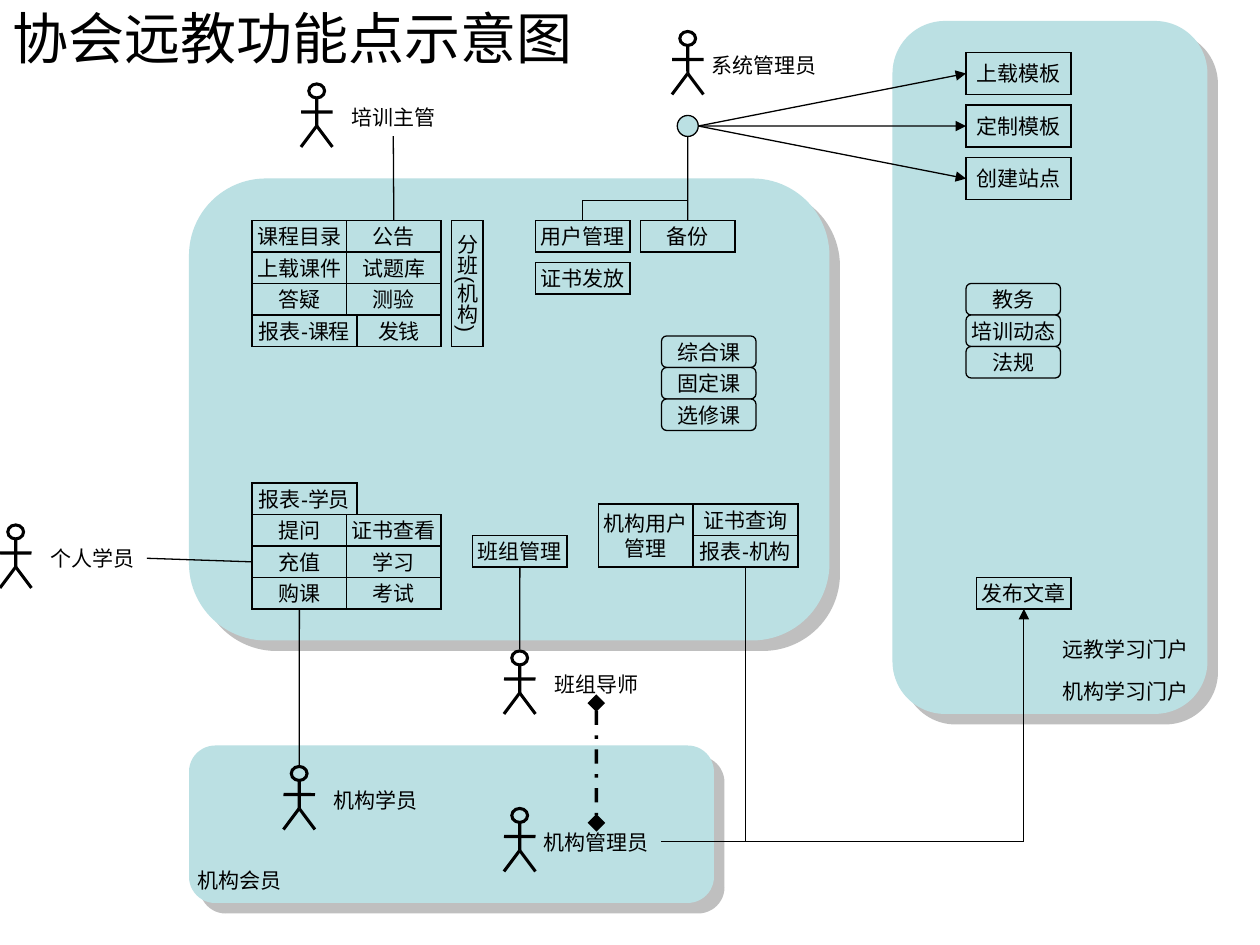
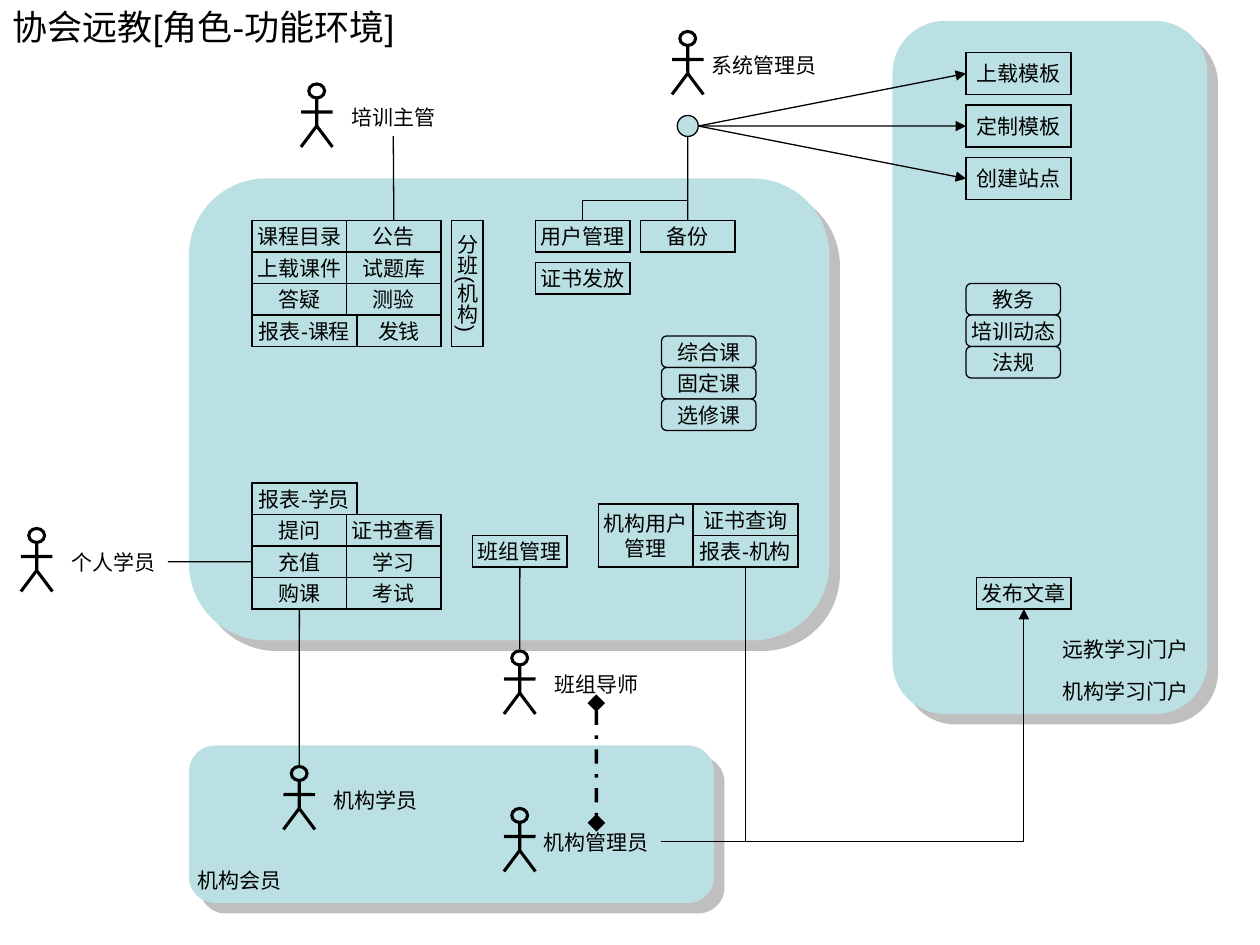
Before and after one commit to huhongjun/mydokeos, a slide deck: slide 1 of docu/Dokeos-lcms.ppt. Drawn at 1260x945 pixels with LibreOffice and Linux fonts; fonts in the diff are those of the drawing. Boxes give left, top, right and bottom in pixels: in the first picture for what was removed or moved away, otherwise in the second. Text is boxed around its words. In the diff, an @@ line names an element or a change of style, - is before the commit and + after.

```diff
--- a/docu/Dokeos-lcms.ppt
+++ b/docu/Dokeos-lcms.ppt
@@ title at (x1=13, y1=10, x2=395, y2=48): text changed; size 32 to 20 pt @@
-协会远教功能点示意图
+协会远教[角色-功能环境]
@@ 2 lines, 1 text, 1 ellipse moved together from (x1=0, y1=525, x2=134, y2=568) to (x1=21, y1=528, x2=155, y2=572) @@
@@ line moved from (147, 558) - (252, 562) to (168, 562) - (252, 562) @@
@@ line moved from (15, 567) - (32, 588) to (37, 571) - (21, 591) @@
@@ line moved from (15, 567) - (0, 588) to (37, 571) - (53, 591) @@
```
Also in this commit, not shown: 3 other slides changed, 5 slides added, 1 slide removed.
